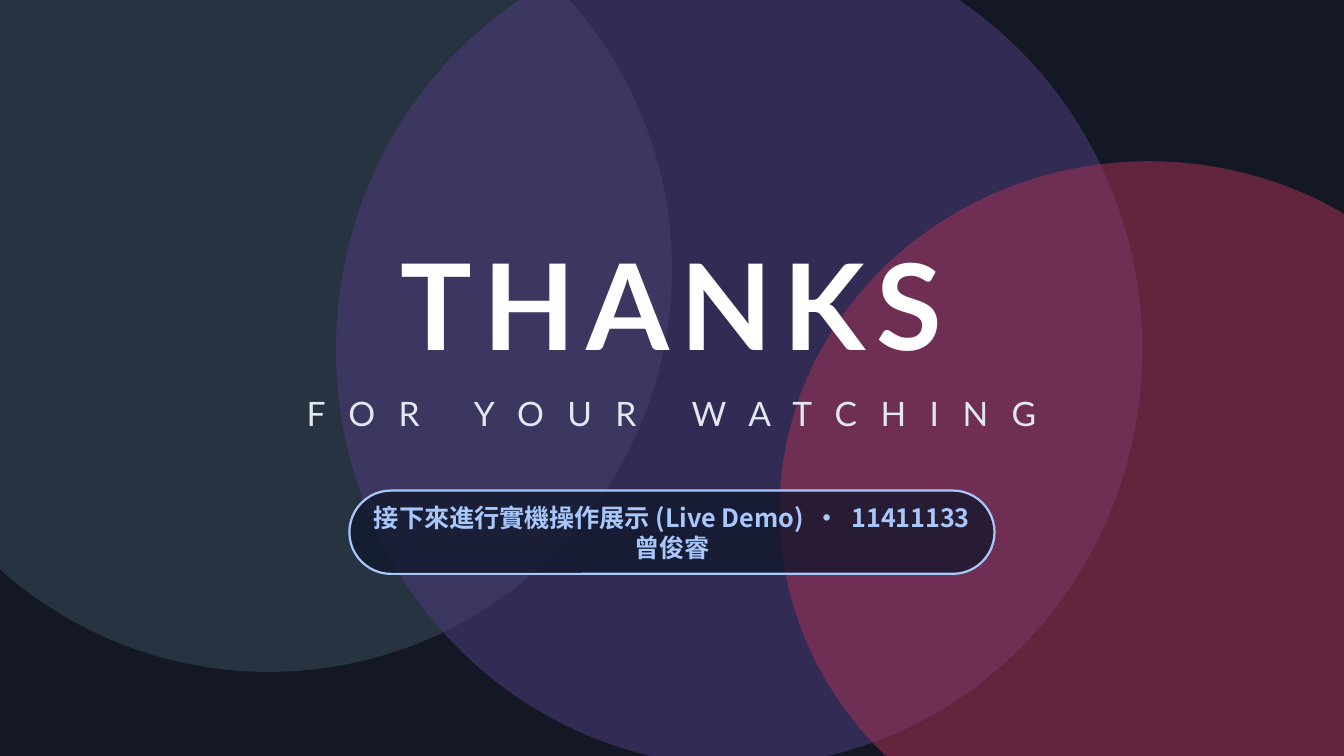
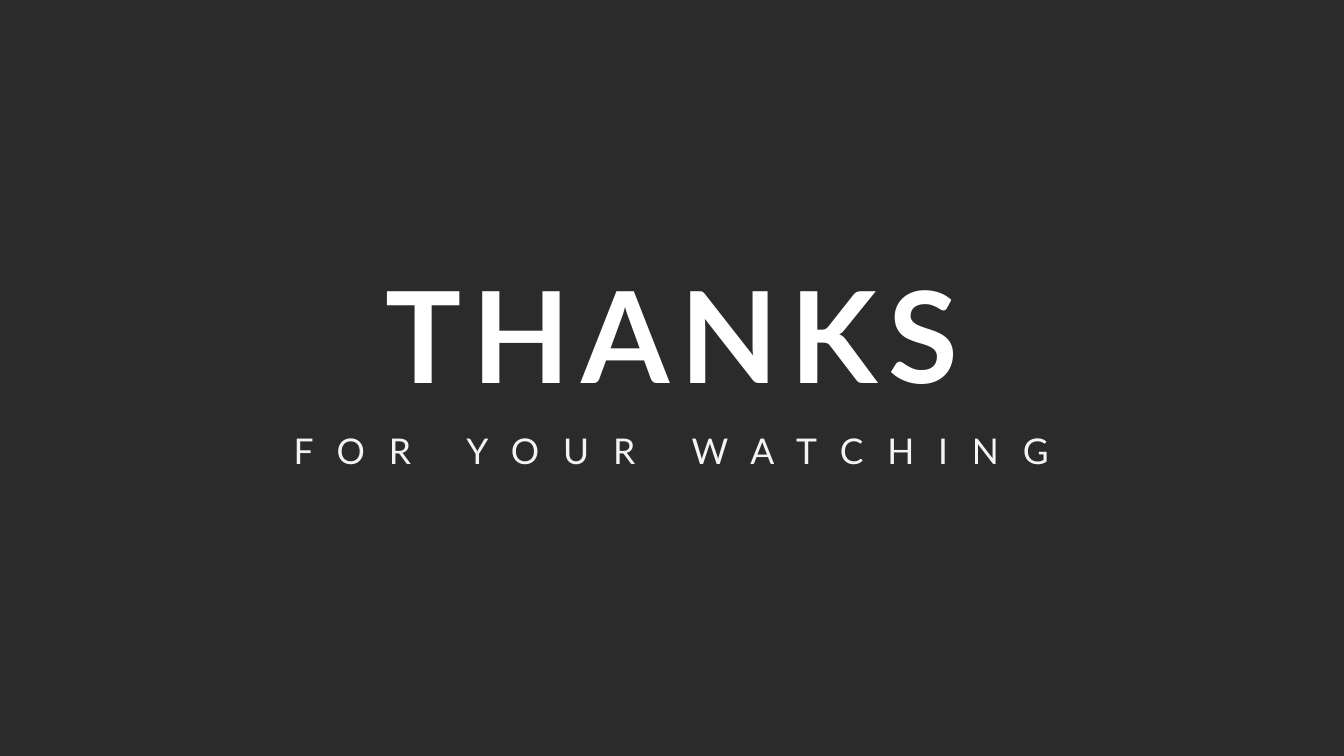
Before and after one commit to issiki9401/Programs, a slide deck: slide 8 of windows programming/midterm/視窗程式設計期中報告_11411133_曾俊睿.pptx (slide 11 before the commit). Drawn at 1344x756 pixels with LibreOffice and Linux fonts; fonts in the diff are those of the drawing; background and template pictures are left out; a plain dark background stands for a picture behind light text. Boxes give left, top, right and bottom in pixels: in the first picture for what was removed or moved away, otherwise in the second. Text is boxed around its words. In the diff, an @@ line names an element or a change of style, - is before the commit and + after.

```diff
--- a/windows programming/midterm/視窗程式設計期中報告_11411133_曾俊睿.pptx
+++ b/windows programming/midterm/視窗程式設計期中報告_11411133_曾俊睿.pptx
@@ background #141824 to picture (left out) @@
@@ ellipse removed at (0,0,672,672) @@
@@ ellipse removed at (336,0,1142,756) @@
@@ ellipse removed at (780,161,1344,756) @@
@@ text "THANKS": place and size @@
-text "THANKS" at (401,246,942,371)
+text "THANKS" at (385,290,957,384)
@@ text "THANKS" at (385,290,957,384): size 64 to 68 pt @@
@@ text "F O R Y O ...": place and size @@
-text "F O R Y O ..." at (307,398,1037,427)
+text "F O R Y O ..." at (294,438,1049,465)
@@ text "F O R Y O ..." at (294,438,1049,465): size 18 to 19 pt, text colour #E2E8F0 to #F3F4F6 @@
@@ rounded rectangle removed at (349,491,995,574) @@
@@ text removed at (374,505,969,560) @@
-接下來進行實機操作展示 (Live Demo) · 11411133 曾俊睿
```
Also in this commit, not shown: 1 other slide changed, 6 slides added, 9 slides removed.
